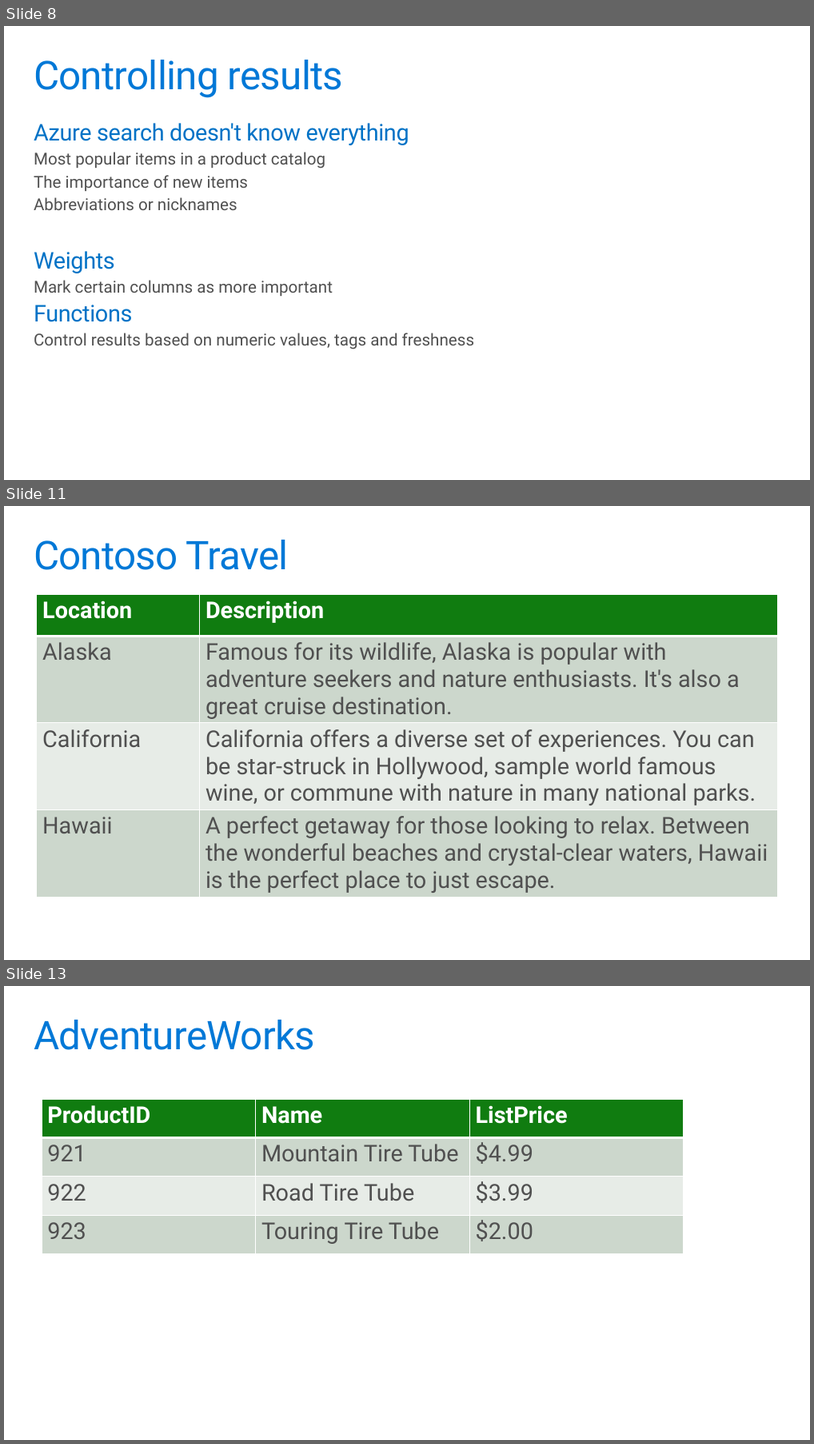
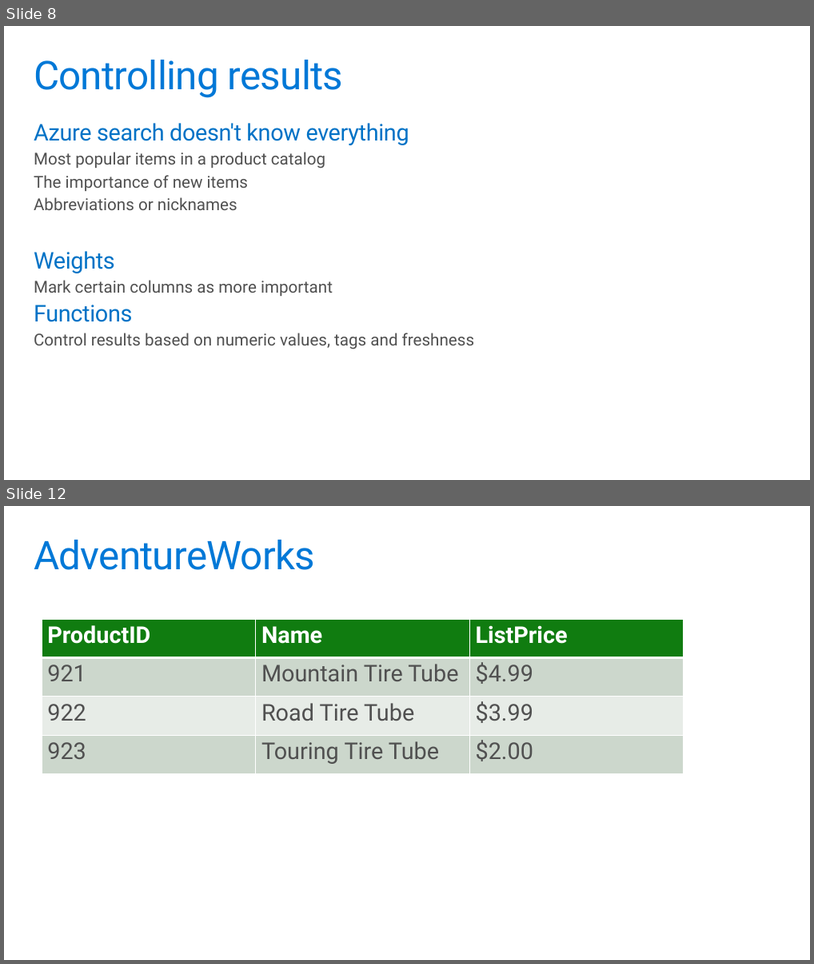
Before and after one commit to GeekTrainer/help-desk-bot-lab, a slide deck: Slides/4 - Knowledge base and Azure Search.pptx. Shown one above the other, each under a label of ours: slides 8, 11 and 13 before the commit, slides 8 and 12 after it; the slides between them are not shown. The pictures are 814x1444 and 814x964 pixels, drawn with LibreOffice and Linux fonts; fonts in the diff are those of the drawing. Boxes give left, top, right and bottom in pixels: in the first picture for what was removed or moved away, otherwise in the second. Text is boxed around its words. In the diff, an @@ line names an element or a change of style, - is before the commit and + after.

```diff
--- a/Slides/4 - Knowledge base and Azure Search.pptx
+++ b/Slides/4 - Knowledge base and Azure Search.pptx
@@ slide 11 removed at box(4, 506, 810, 960), background #FFFFFF @@
@@ title removed at box(34, 540, 289, 570) @@
-Contoso Travel
@@ table removed at box(37, 594, 778, 903), 4 rows, 2 columns @@
-Location | Description
-Alaska | Famous for its wildlife, Alaska is popular with adventure seekers and nature enthusiasts. It's also a great cruise destination.
-California | California offers a diverse set of experiences. You can be star-struck in Hollywood, sample world famous wine, or commune with nature in many national parks.
-Hawaii | A perfect getaway for those looking to relax. Between the wonderful beaches and crystal-clear waters, Hawaii is the perfect place to just escape.
@@ what was slide 13 is now slide 12 @@
```
Also in this commit, not shown: 11 slides changed, 9 slides added.
